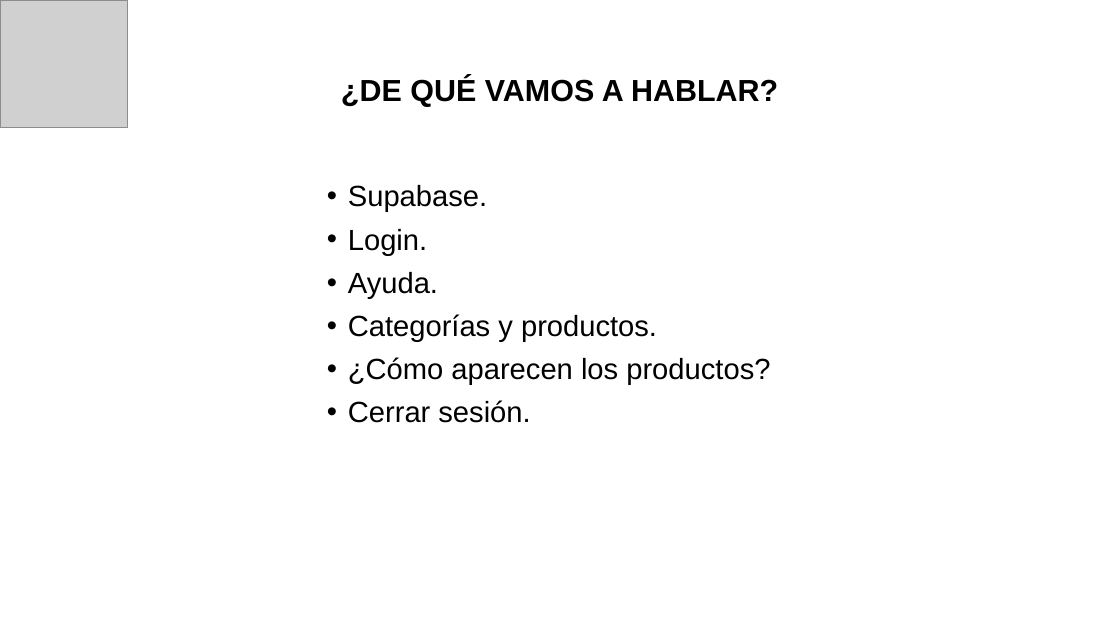
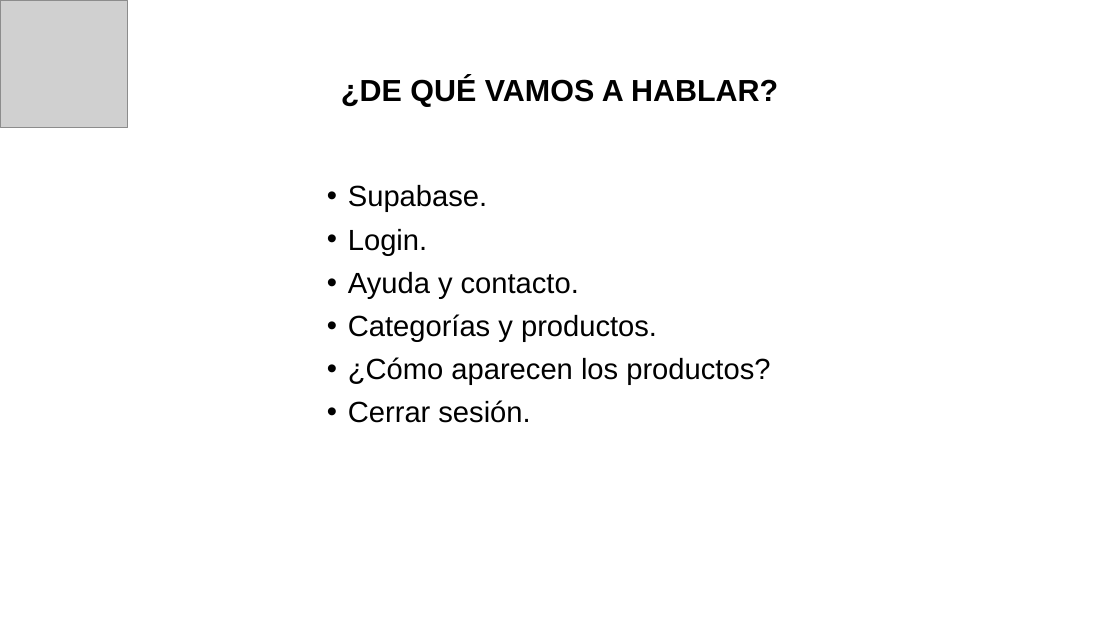
Before and after one commit to Aitor-tercero/TFG, a slide deck: slide 2 of Aitor_Tercero_DAM.pptx. Drawn at 1120x630 pixels with LibreOffice and Linux fonts; fonts in the diff are those of the drawing; grey boxes stand for pictures; background and template pictures are left out. Boxes give left, top, right and bottom in pixels: in the first picture for what was removed or moved away, otherwise in the second. Text is boxed around its words. In the diff, an @@ line names an element or a change of style, - is before the commit and + after.

```diff
--- a/Aitor_Tercero_DAM.pptx
+++ b/Aitor_Tercero_DAM.pptx
@@ text at [348,272,579,299]: text changed @@
-• Ayuda.
+• Ayuda y contacto.
```
Also in this commit, not shown: 1 other slide changed.
